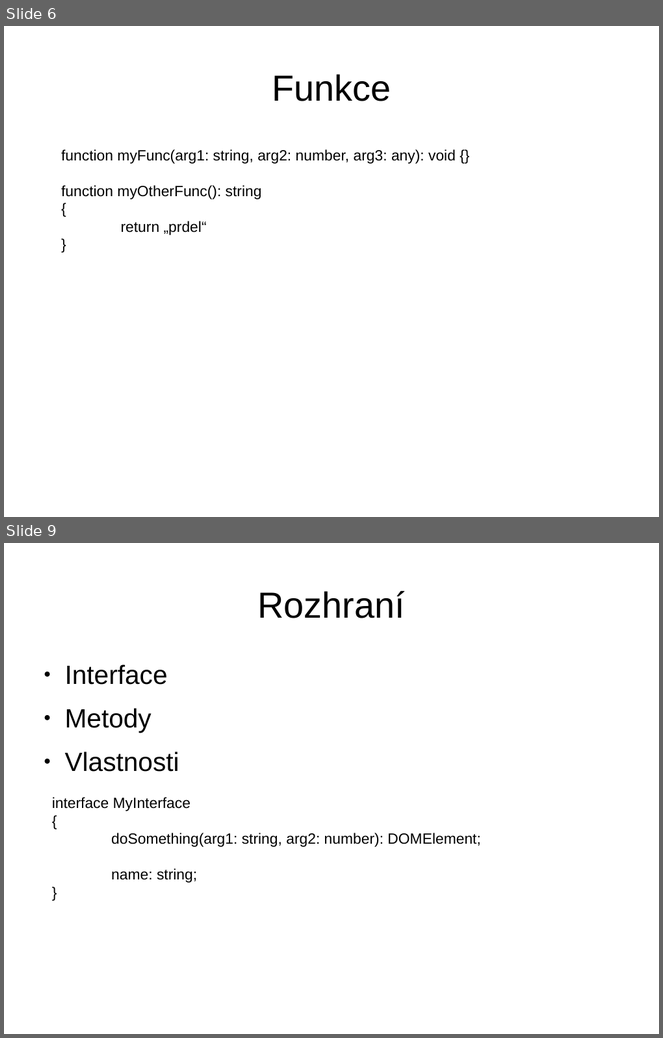
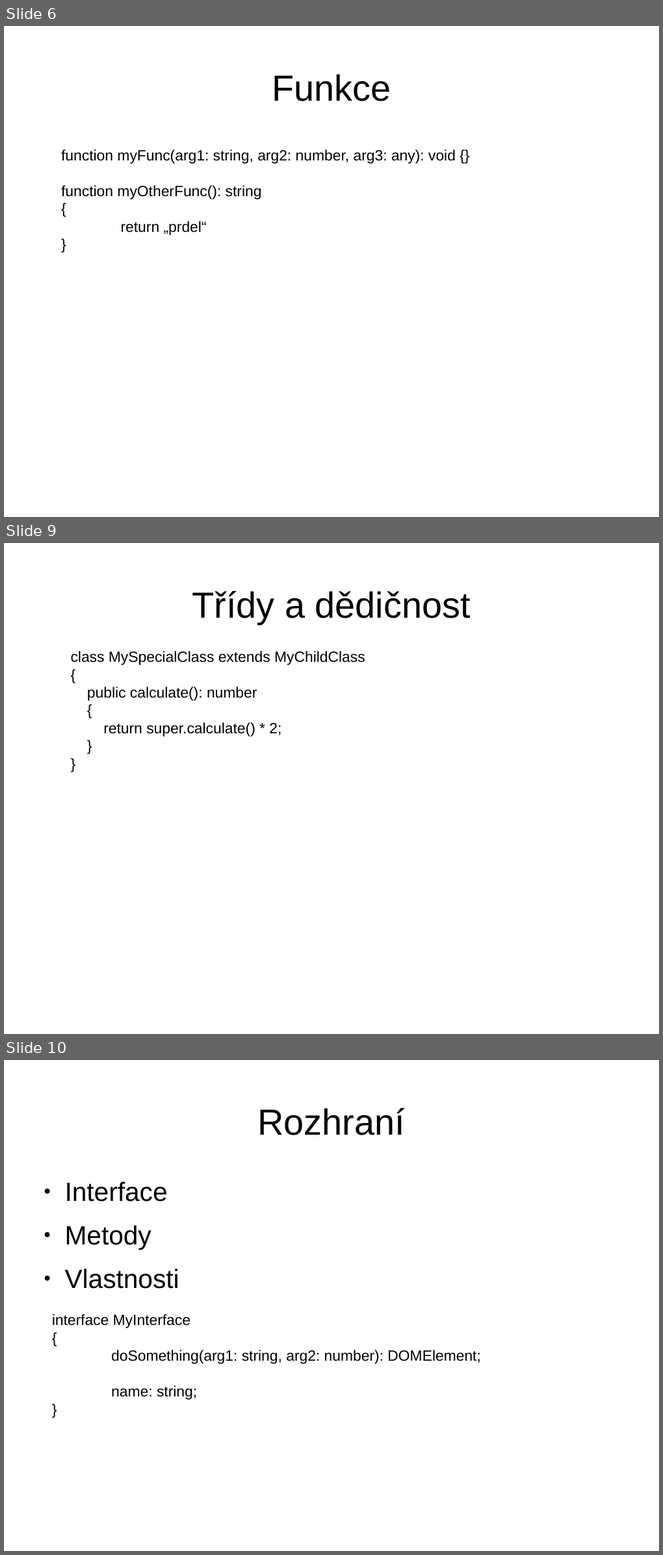
Before and after one commit to elmordo/MILTSWorkshop, a slide deck: Prezentace.odp. Shown one above the other, each under a label of ours: slides 6 and 9 before the commit, slides 6, 9 and 10 after it; the slides between them are not shown. The pictures are 663x1038 and 663x1555 pixels, drawn with LibreOffice and Linux fonts; fonts in the diff are those of the drawing. Boxes give left, top, right and bottom in pixels: in the first picture for what was removed or moved away, otherwise in the second. Text is boxed around its words. In the diff, an @@ line names an element or a change of style, - is before the commit and + after.

```diff
--- a/Prezentace.odp
+++ b/Prezentace.odp
@@ slide 9 added at [4, 543, 659, 1034], background #FFFFFF @@
@@ title added at [192, 591, 471, 624], 44 pt, text #000000 @@
+Třídy a dědičnost
@@ text added at [71, 651, 365, 737], 18 pt, text #000000 @@
+class MySpecialClass extends MyChildClass
+{
+public calculate(): number
+{
+return super.calculate() * 2;
+}
+}
@@ what was slide 9 is now slide 10 @@
```
Also in this commit, not shown: 2 slides changed, 1 other file.
